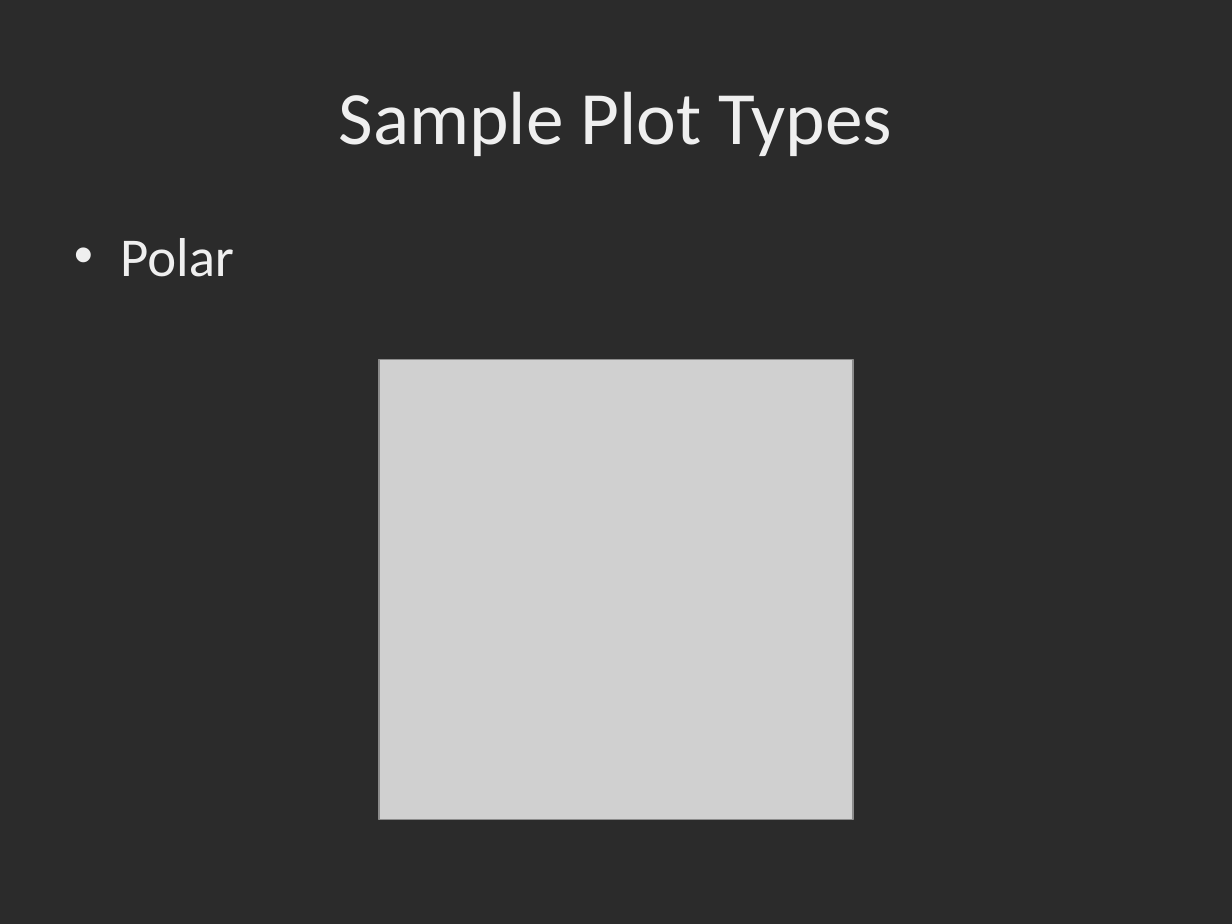
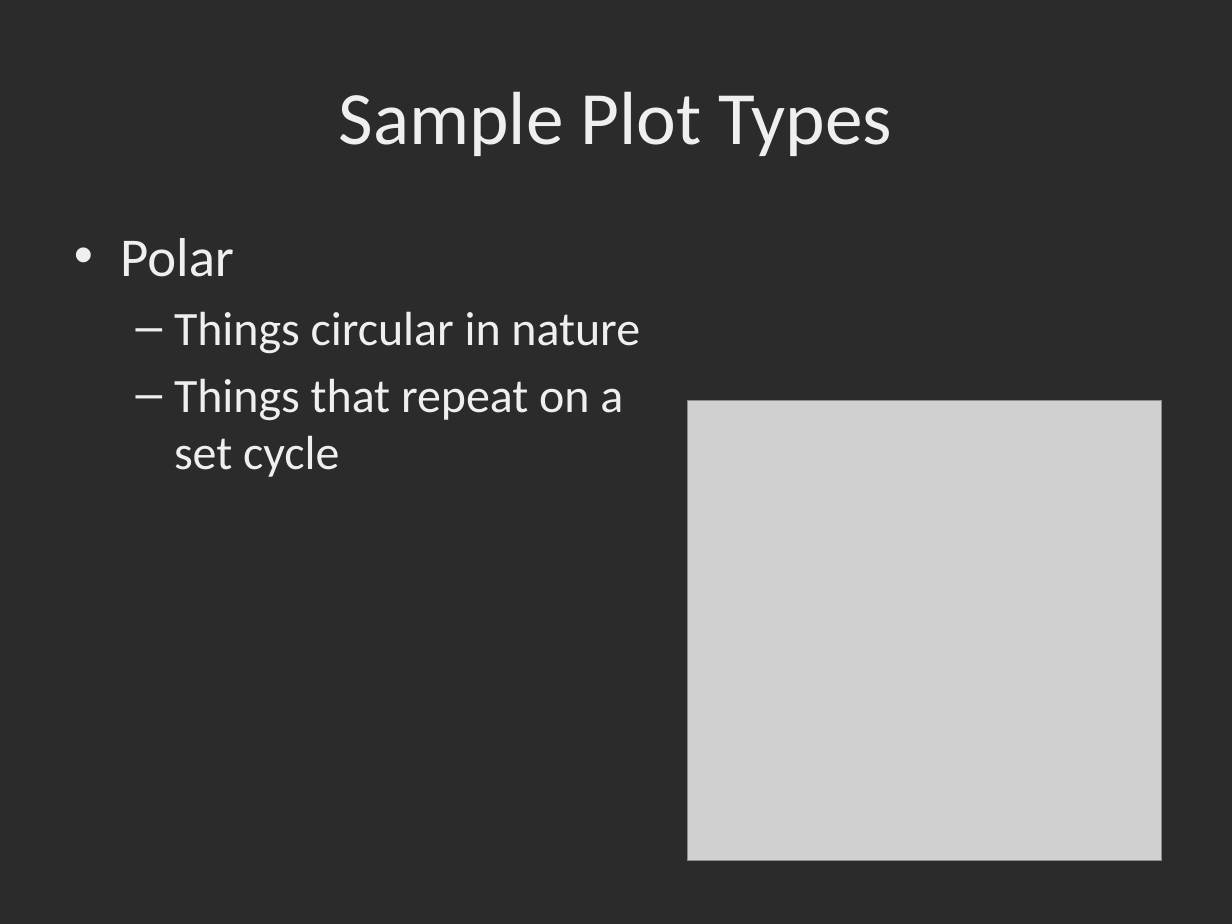
Before and after one commit to dbowmans46/PracticalProgramming, a slide deck: slide 10 of Session 7 - Python/Instructional Material/Session 7 - Python Plotting with MatPlotLib.pptx. Drawn at 1232x924 pixels with LibreOffice and Linux fonts; fonts in the diff are those of the drawing; grey boxes stand for pictures; background and template pictures are left out; a plain dark background stands for a picture behind light text. Boxes give left, top, right and bottom in pixels: in the first picture for what was removed or moved away, otherwise in the second. Text is boxed around its words. In the diff, an @@ line names an element or a change of style, - is before the commit and + after.

Commit message:
Added reasons for selecting a certain type of plot.

```diff
--- a/Session 7 - Python/Instructional Material/Session 7 - Python Plotting with MatPlotLib.pptx
+++ b/Session 7 - Python/Instructional Material/Session 7 - Python Plotting with MatPlotLib.pptx
@@ text at [174,311,640,477]: paragraphs added @@
+  – Things circular in nature
+  – Things that repeat on a set cycle
@@ picture: place and size @@
-picture at [379,360,854,821]
+picture at [687,400,1162,861]
```
Also in this commit, not shown: 8 other slides changed.
